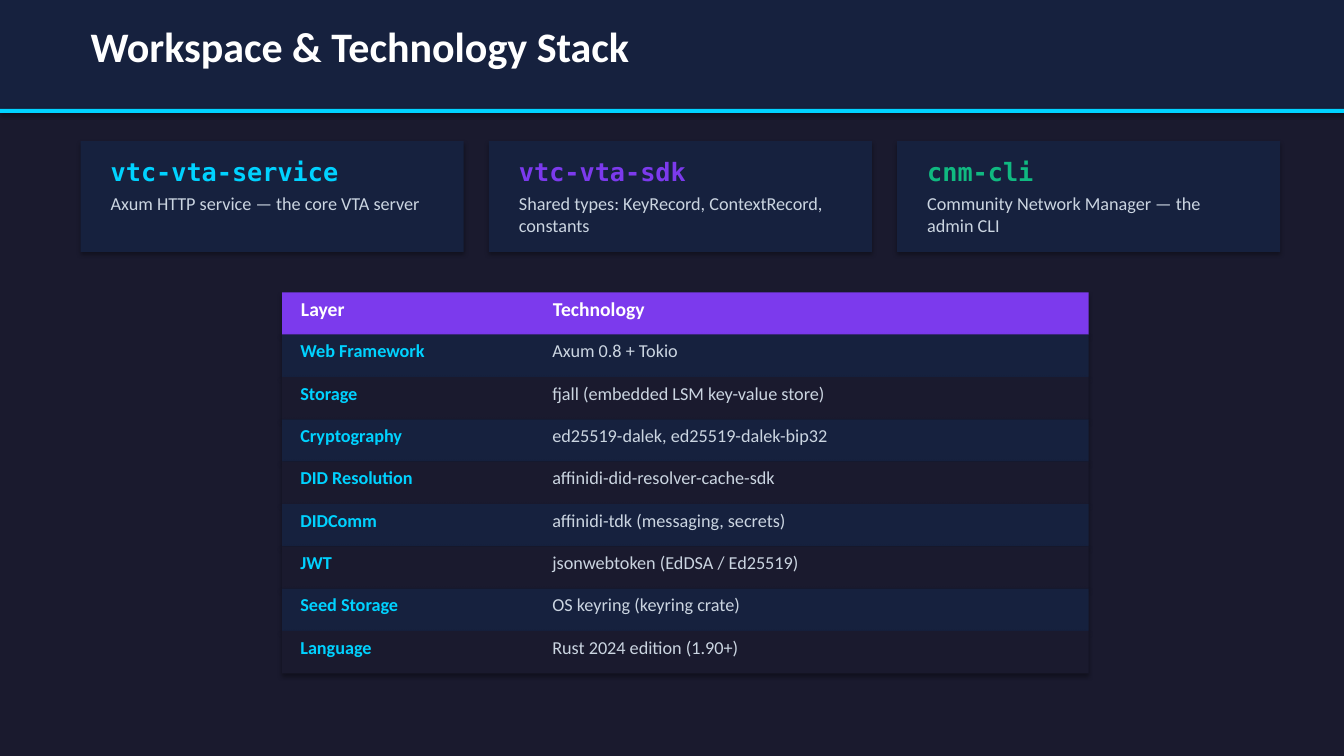
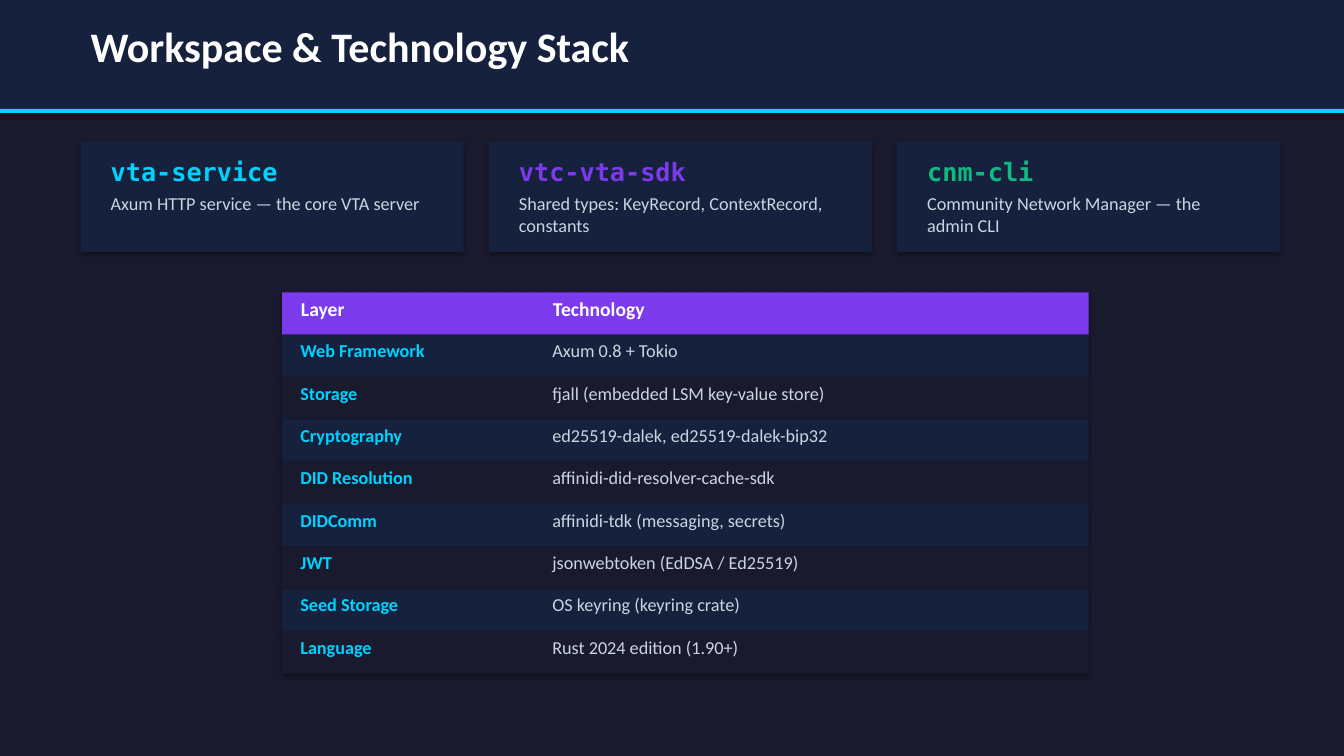
Before and after one commit to FirstPersonNetwork/vtc-vta-rs, a slide deck: slide 3 of docs/VTA_Service_Overview.pptx. Drawn at 1344x756 pixels with LibreOffice and Linux fonts; fonts in the diff are those of the drawing. Boxes give left, top, right and bottom in pixels: in the first picture for what was removed or moved away, otherwise in the second. Text is boxed around its words. In the diff, an @@ line names an element or a change of style, - is before the commit and + after.

```diff
--- a/docs/VTA_Service_Overview.pptx
+++ b/docs/VTA_Service_Overview.pptx
@@ text at <box>111,160,278,182</box>: text changed @@
-vtc-vta-service
+vta-service
```
Also in this commit, not shown: 1 other slide changed, 31 other files.
